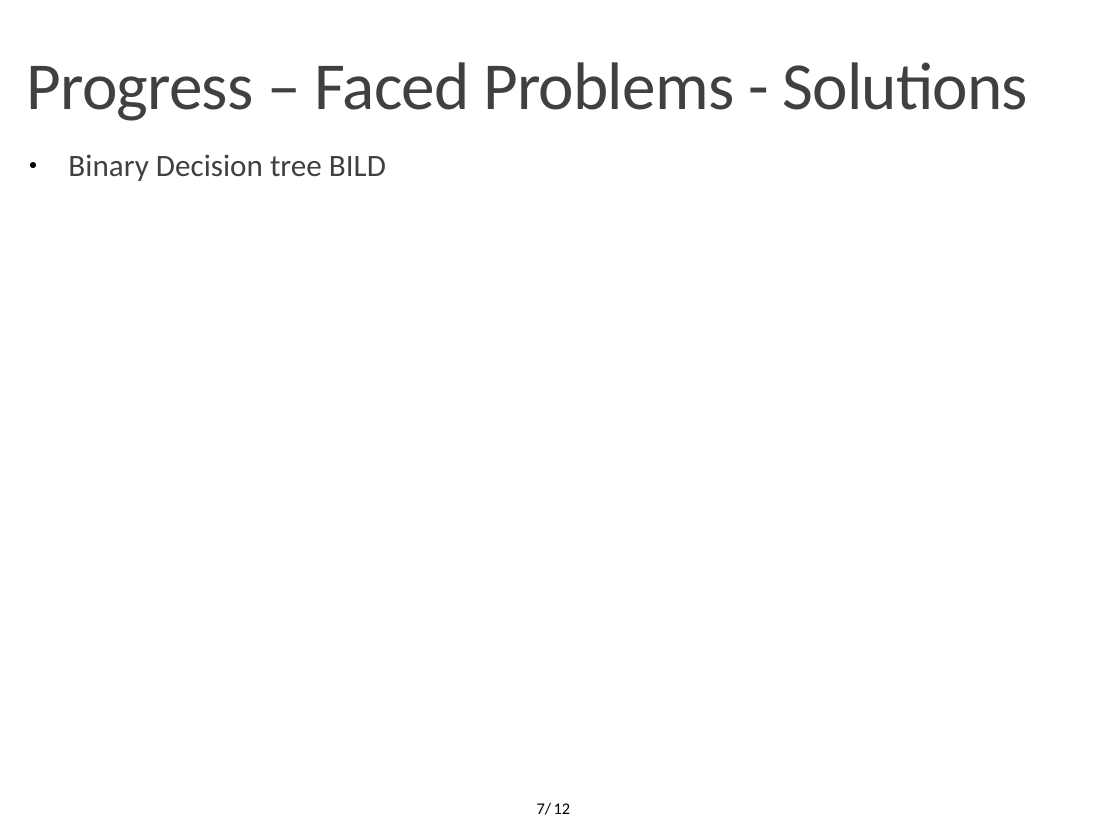
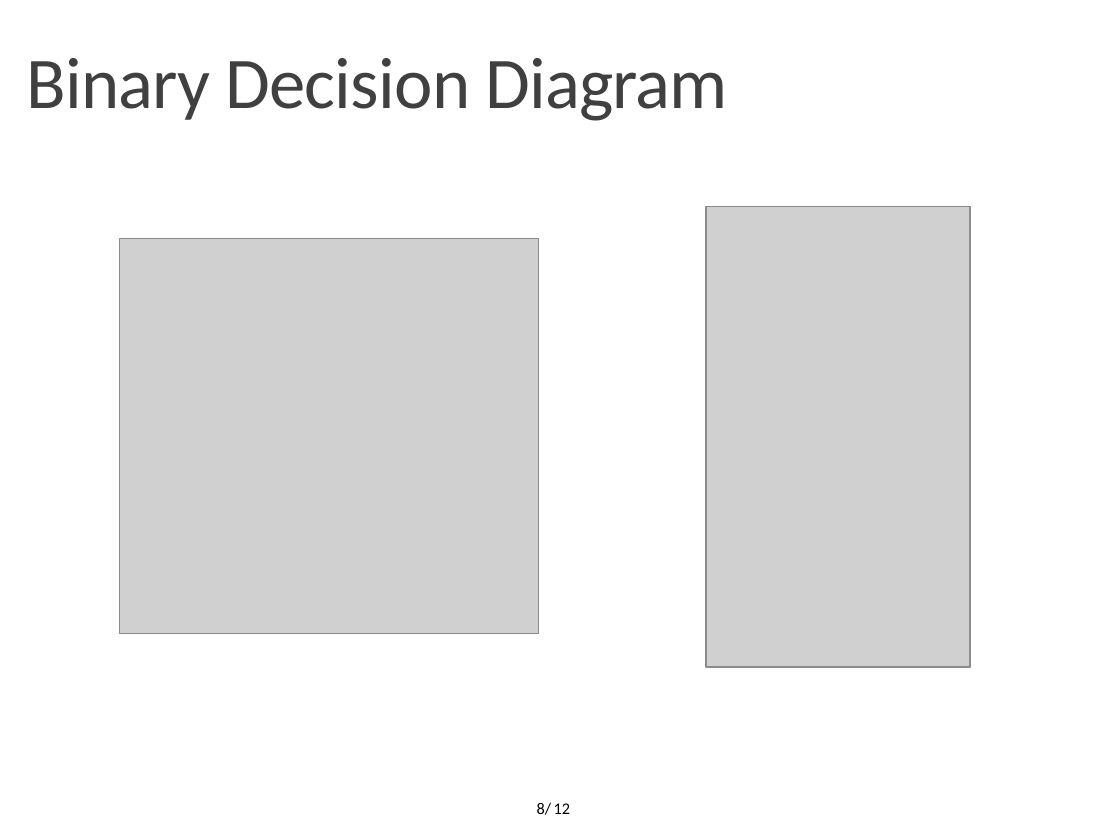
Before and after one commit to OrionLightning/Approximate-Circuit, a slide deck: slide 8 of Presentation Slides/Midterm 23-11-2021.pptx (slide 7 before the commit). Drawn at 1120x840 pixels with LibreOffice and Linux fonts; fonts in the diff are those of the drawing; grey boxes stand for pictures; background and template pictures are left out. Boxes give left, top, right and bottom in pixels: in the first picture for what was removed or moved away, otherwise in the second. Text is boxed around its words. In the diff, an @@ line names an element or a change of style, - is before the commit and + after.

```diff
--- a/Presentation Slides/Midterm 23-11-2021.pptx
+++ b/Presentation Slides/Midterm 23-11-2021.pptx
@@ text at bbox=[27, 58, 728, 121]: text changed; size 43.2 to 46.8 pt @@
-Progress – Faced Problems - Solutions
+Binary Decision Diagram
@@ text removed at bbox=[68, 154, 386, 181] @@
-● Binary Decision tree BILD
@@ picture added at bbox=[706, 206, 970, 666] @@
@@ picture added at bbox=[120, 239, 539, 634] @@
@@ page number at bbox=[537, 802, 551, 815]: text changed @@
-7/
+8/
```
Also in this commit, not shown: 3 other slides changed, 2 slides added.
